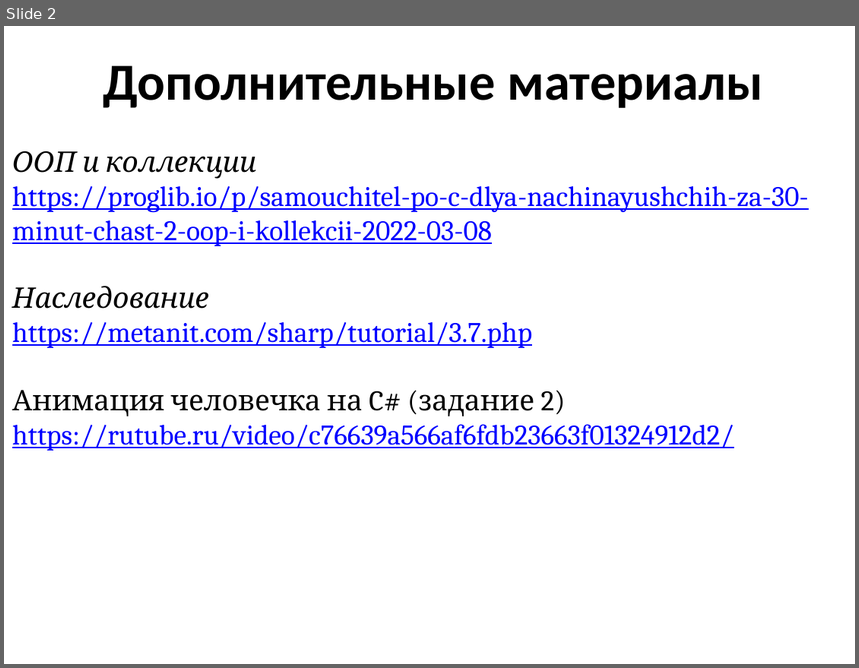
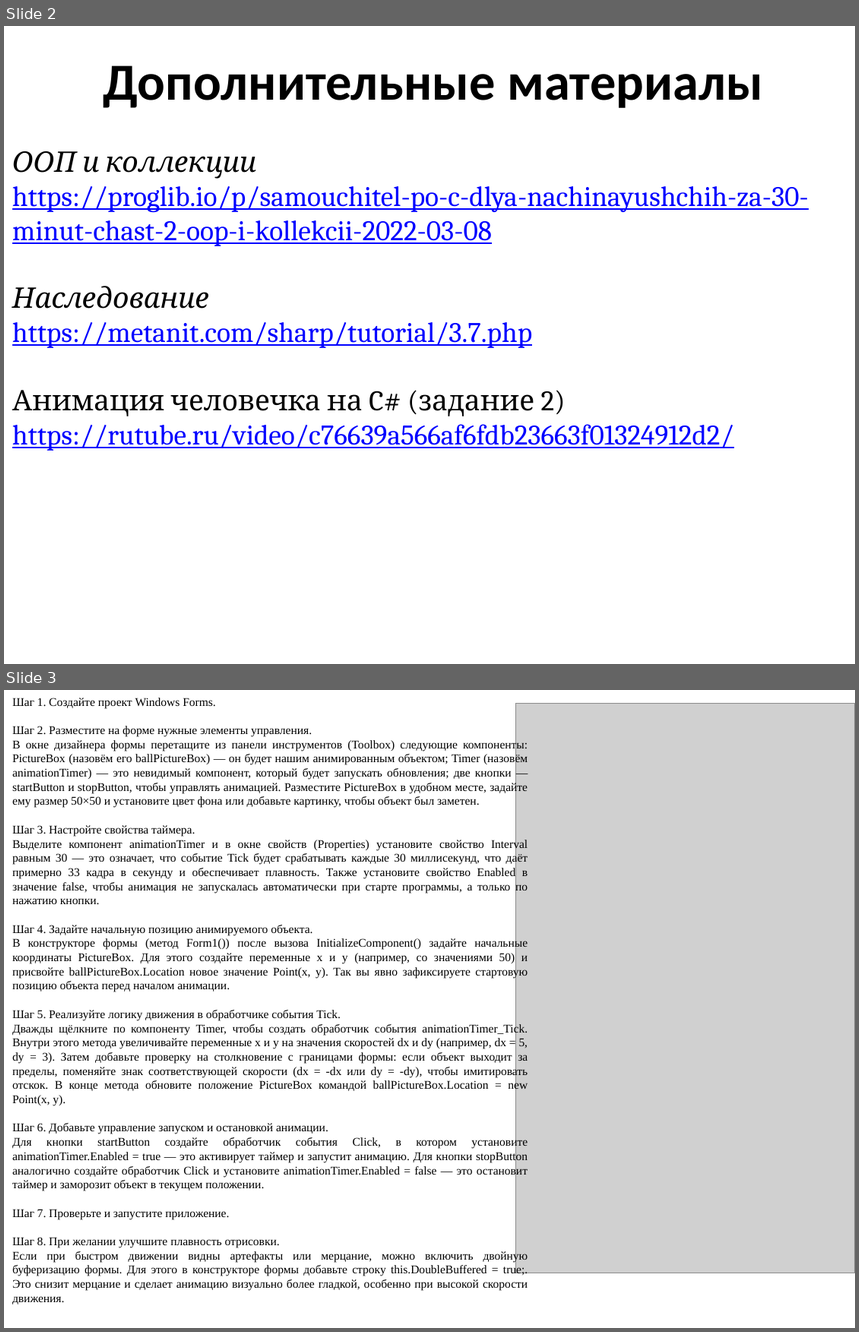
Before and after one commit to mbdatateach/site, a slide deck: ООП/практики/пр9 Таймер и анимации.pptx. Shown one above the other, each under a label of ours: slide 2 before the commit, slides 2 and 3 after it. The pictures are 859x668 and 859x1332 pixels, drawn with LibreOffice and Linux fonts; fonts in the diff are those of the drawing; grey boxes stand for pictures. Boxes give left, top, right and bottom in pixels: in the first picture for what was removed or moved away, otherwise in the second. Text is boxed around its words. In the diff, an @@ line names an element or a change of style, - is before the commit and + after.

```diff
--- a/ООП/практики/пр9 Таймер и анимации.pptx
+++ b/ООП/практики/пр9 Таймер и анимации.pptx
@@ slide 3 added at (4,690,855,1328), background #FFFFFF @@
@@ text added at (12,698,528,1305), 10 pt, text #000000 @@
+Шаг 1. Создайте проект Windows Forms.
+Шаг 2. Разместите на форме нужные элементы управления.
+В окне дизайнера формы перетащите из панели инструментов (Toolbox) следующие компоненты: PictureBox (назовём его ballPictureBox) — он будет нашим анимированным объектом; Timer (назовём animationTimer) — это невидимый компонент, который будет запускать обновления; две кнопки — startButton и stopButton, чтобы управлять анимацией. Разместите PictureBox в удобном месте, задайте ему размер 50×50 и установите цвет фона или добавьте картинку, чтобы объект был заметен.
+Шаг 3. Настройте свойства таймера.
+Выделите компонент animationTimer и в окне свойств (Properties) установите свойство Interval равным 30 — это означает, что событие Tick будет срабатывать каждые 30 миллисекунд, что даёт примерно 33 кадра в секунду и обеспечивает плавность. Также установите свойство Enabled в значение false, чтобы анимация не запускалась автоматически при старте программы, а только по нажатию кнопки.
+Шаг 4. Задайте начальную позицию анимируемого объекта.
+В конструкторе формы (метод Form1()) после вызова InitializeComponent() задайте начальные координаты PictureBox. Для этого создайте переменные x и y (например, со значениями 50) и присвойте ballPictureBox.Location новое значение Point(x, y). Так вы явно зафиксируете стартовую позицию объекта перед началом анимации.
+Шаг 5. Реализуйте логику движения в обработчике события Tick.
+Дважды щёлкните по компоненту Timer, чтобы создать обработчик события animationTimer_Tick. Внутри этого метода увеличивайте переменные x и y на значения скоростей dx и dy (например, dx = 5, dy = 3). Затем добавьте проверку на столкновение с границами формы: если объект выходит за пределы, поменяйте знак соответствующей скорости (dx = -dx или dy = -dy), чтобы имитировать отскок. В конце метода обновите положение PictureBox командой ballPictureBox.Location = new Point(x, y).
+Шаг 6. Добавьте управление запуском и остановкой анимации.
+Для кнопки startButton создайте обработчик события Click, в котором установите animationTimer.Enabled = true — это активирует таймер и запустит анимацию. Для кнопки stopButton аналогично создайте обработчик Click и установите animationTimer.Enabled = false — это остановит таймер и заморозит объект в текущем положении.
+Шаг 7. Проверьте и запустите приложение.
+Шаг 8. При желании улучшите плавность отрисовки.
+Если при быстром движении видны артефакты или мерцание, можно включить двойную буферизацию формы. Для этого в конструкторе формы добавьте строку this.DoubleBuffered = true;. Это снизит мерцание и сделает анимацию визуально более гладкой, особенно при высокой скорости движения.
@@ picture added at (515,704,855,1274) @@
```
Also in this commit, not shown: 1 slide changed, 11 other files.
